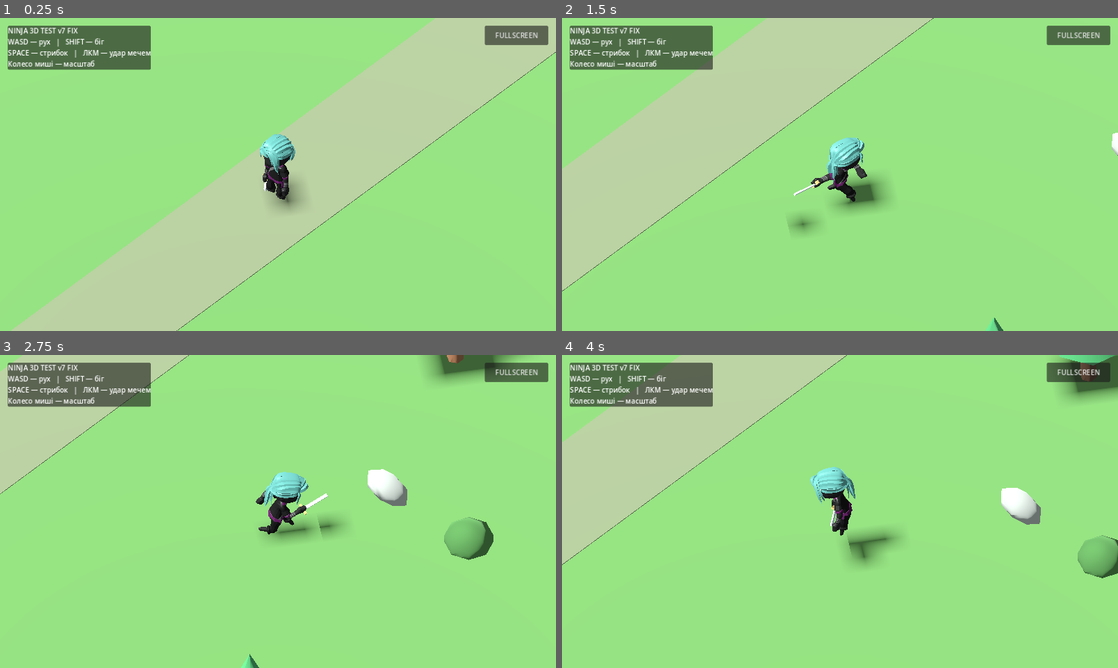
Above: before the commit, frames 1-4 (two rows, left to right).
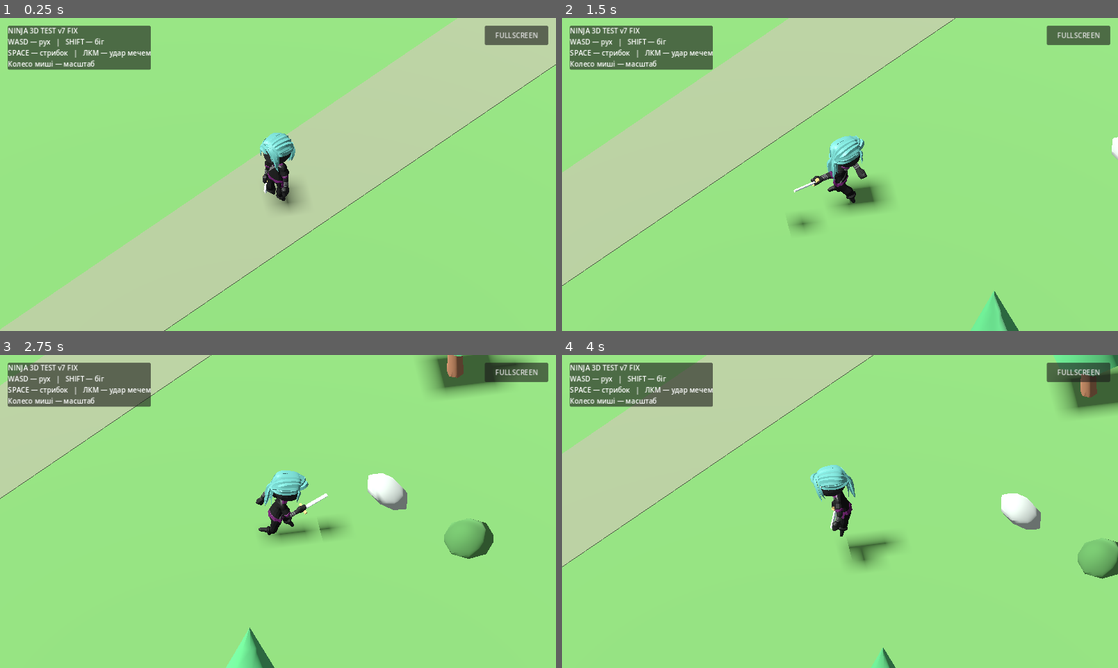
Above: after the commit, the same moments.

Repository: levian47/riskfate-3d-pro
Game: Godot game, scene res://main.tscn
Two runs of this game, one before a commit and one after it. Both use one fixed random seed, a clock stepped at 60 frames per second and the inputs below.
Inputs (mouse positions are in pixels of both pictures, inside the frame that each line leads up to):
- Up to frame 1 (0.25 s): no input
- Up to frame 2 (1.5 s): move the mouse to (962, 158) at 0.52 s; hold D 0.53-1.25 s; hold Shift 0.53-1.25 s; click (962, 158) at 0.67 s; tap Space at 0.77 s; drag from (728, 190) to (812, 237) at 1.27 s
- Up to frame 3 (2.75 s): move the mouse to (333, 442) at 2.02 s; hold D from 2.03 s (still down); hold Shift from 2.03 s (still down)
- Up to frame 4 (4 s): release D at 2.75 s; release Shift at 2.75 s; drag from (812, 574) to (673, 464) at 2.77 s; move the mouse to (1006, 558) at 3.52 s; hold A from 3.53 s (still down); hold Shift from 3.53 s (still down); tap Space at 3.77 s

The runs differ from the first frame. In frame 1, 3.3% of the frame differs, in the area x 0-100%, y 0-100%; in frame 2, 3.9%; in frame 3, 3.7%; in frame 4, 4.9%.

Commit message:
tune: lower isometric camera elevation slightly

Diff:
--- a/main.gd
+++ b/main.gd
@@ -28,7 +28,7 @@
 var visual: Node3D
 var animator: AnimationPlayer
 var camera: Camera3D
-var camera_distance := 15.0
+var camera_distance := 13.0
 var camera_zoom := 12.0
 # Orthographic camera sizes: lower value = closer view.
 const MOBILE_ZOOM_LEVELS := [8.0, 12.0, 18.0]
